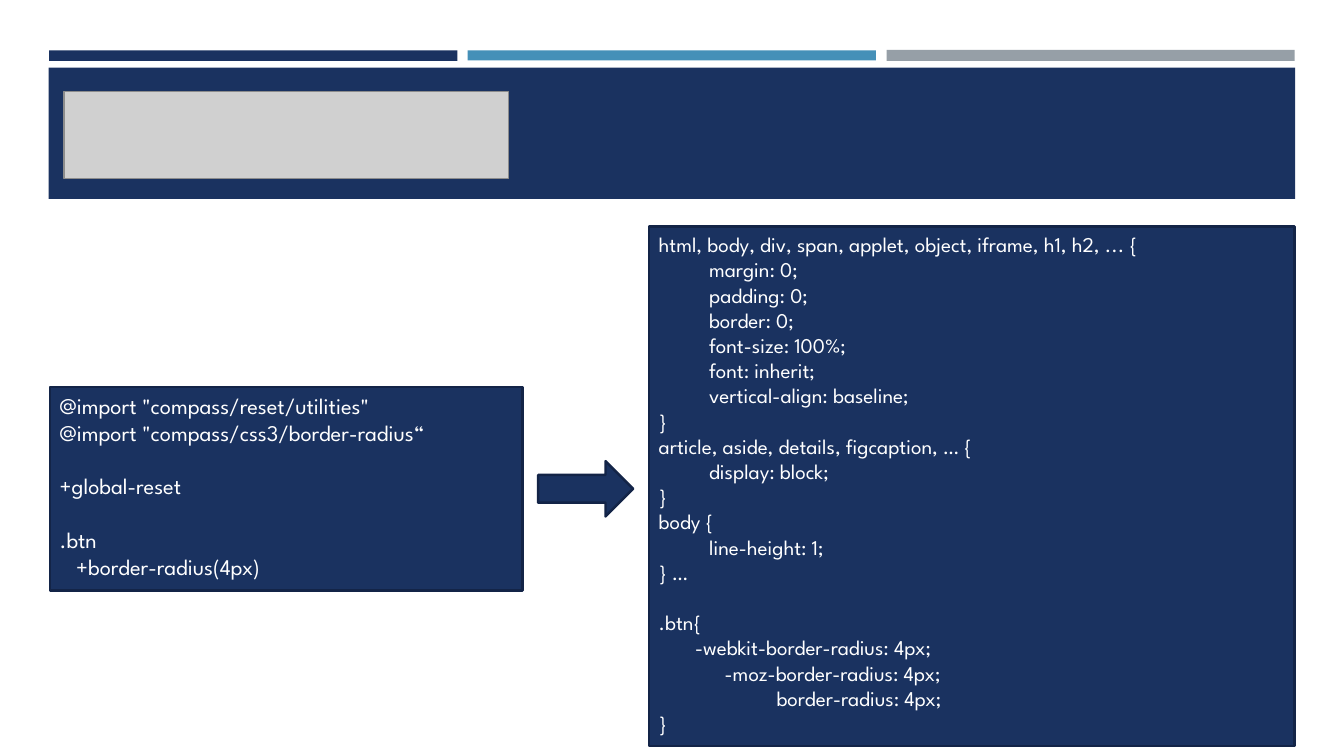
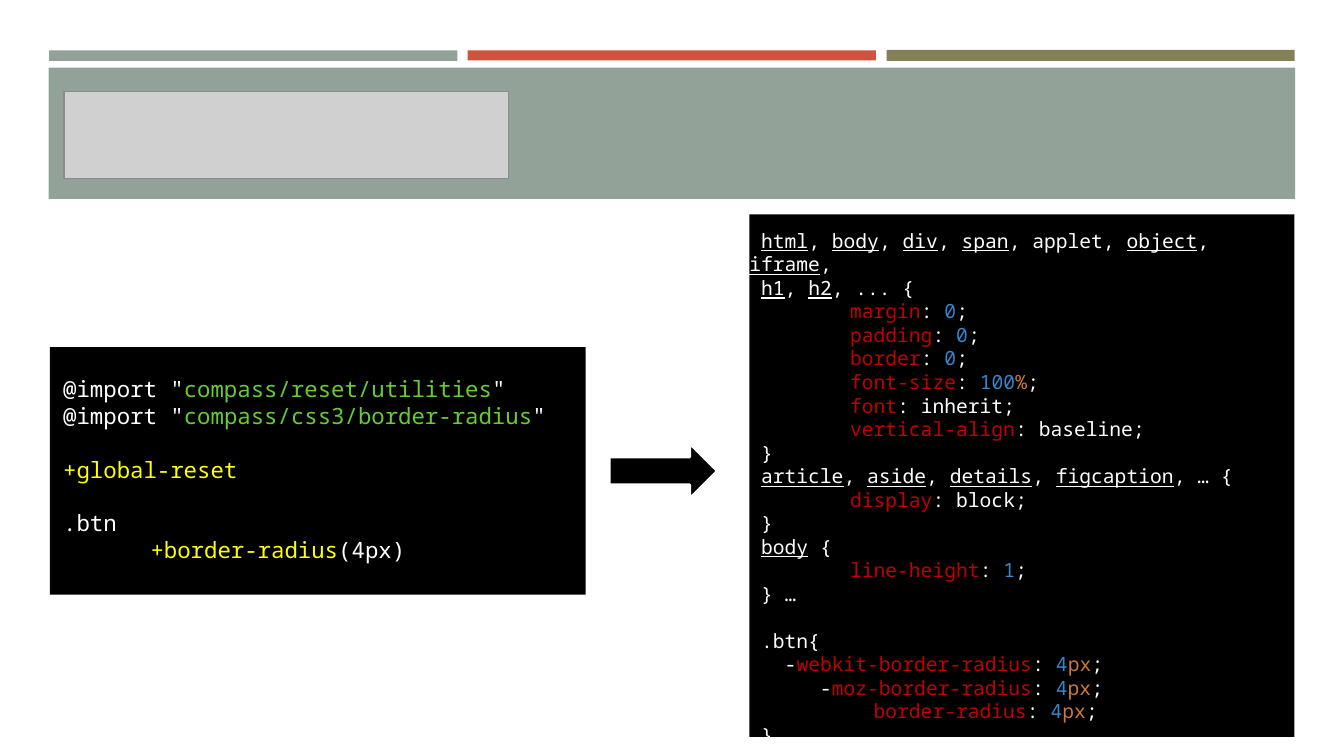
Before and after one commit to borya09/curso-vsw-herramientas-front, a slide deck: slide 15 of presentacion/presentacion.pptx (slide 14 before the commit). Drawn at 1344x756 pixels with LibreOffice and Linux fonts; fonts in the diff are those of the drawing; grey boxes stand for pictures. Boxes give left, top, right and bottom in pixels: in the first picture for what was removed or moved away, otherwise in the second. Text is boxed around its words. In the diff, an @@ line names an element or a change of style, - is before the commit and + after.

```diff
--- a/presentacion/presentacion.pptx
+++ b/presentacion/presentacion.pptx
@@ rectangle at <box>49,50,458,60</box>: fill #1A3260 to #93A299 @@
@@ rectangle at <box>468,50,876,60</box>: fill #4590B8 to #CF543F @@
@@ rectangle at <box>886,50,1295,62</box>: fill #969FA7 to #848058 @@
@@ rectangle at <box>48,68,1296,199</box>: fill #1A3260 to #93A299 @@
@@ rectangle "html, body, div, span, applet, ..." at <box>749,215,1295,737</box>: vertical alignment top to middle; fill #1A3260 to #000000; outline #132547 1.75 pt to none @@
@@ text in rectangle at <box>749,233,1210,299</box>: text changed; size 15 to 14 pt; font League Spartan to Noto Sans Mono @@
-html, body, div, span, applet, object, iframe, h1, h2, ... {
+html, body, div, span, applet, object, iframe,
+h1, h2, ... {
@@ rectangle "html, body, div, span, applet, ...": place and size @@
-rectangle "html, body, div, span, applet, ..." at <box>649,227,1296,746</box>
+rectangle "html, body, div, span, applet, ..." at <box>749,215,1295,737</box>
@@ text in rectangle at <box>761,303,1186,723</box>: size 15 to 14 pt, font League Spartan to Noto Sans Mono in "margin: 0;", "padding: 0;", "border: 0;", "font-size: 100%;" and 14 more places; text colour #FFFFFF to #C00000 in "margin:", "padding:", "border:", "font-size:" and 7 more places; text colour #FFFFFF to #3387CC in "0;", "0;", "0;", "100%;" and 4 more places; text colour #FFFFFF to #CC7833 in "100%;", "4px;", "4px;", "4px;"; underline on in "article, aside, details, figcaption,", "body" @@
@@ rectangle "@import "compass/reset/utilities"": place and size @@
-rectangle "@import "compass/reset/utilities"" at <box>49,387,522,591</box>
+rectangle "@import "compass/reset/utilities"" at <box>49,347,586,595</box>
@@ rectangle "@import "compass/reset/utilities"" at <box>49,347,586,595</box>: vertical alignment top to middle; fill #1A3260 to #000000; outline #132547 1.75 pt to none @@
@@ text in rectangle at <box>63,380,505,564</box>: font League Spartan to Noto Sans Mono in "@import "compass/reset/utilities"", "+global-reset", ".btn", "+border-radius(4px)"; text colour #FFFFFF to #66CC33 in ""compass/reset/utilities""; text colour #FFFFFF to #FFFF00 in "+global-reset", "+border-radius(4px)" @@
@@ text in rectangle at <box>63,407,545,430</box>: text changed; font League Spartan to Noto Sans Mono; text colour #FFFFFF to #66CC33 @@
-@import "compass/css3/border-radius“
+@import "compass/css3/border-radius"
@@ right arrow: place and size @@
-right arrow at <box>538,461,633,516</box>
+right arrow at <box>609,444,717,499</box>
@@ right arrow at <box>609,444,717,499</box>: fill #1A3260 to #000000; outline #132547 1.75 pt to #FFFFFF 2 pt @@
```
Also in this commit, not shown: 13 other slides changed, 1 slide added, 4 other files.
